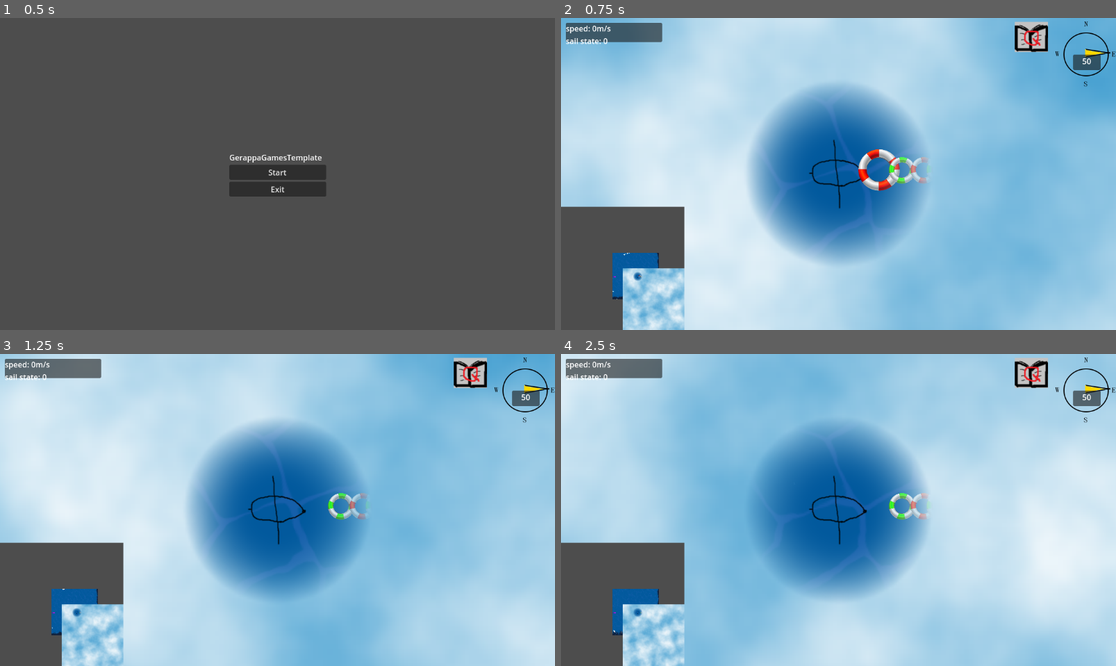
Above: before the commit, frames 1-4 (two rows, left to right).
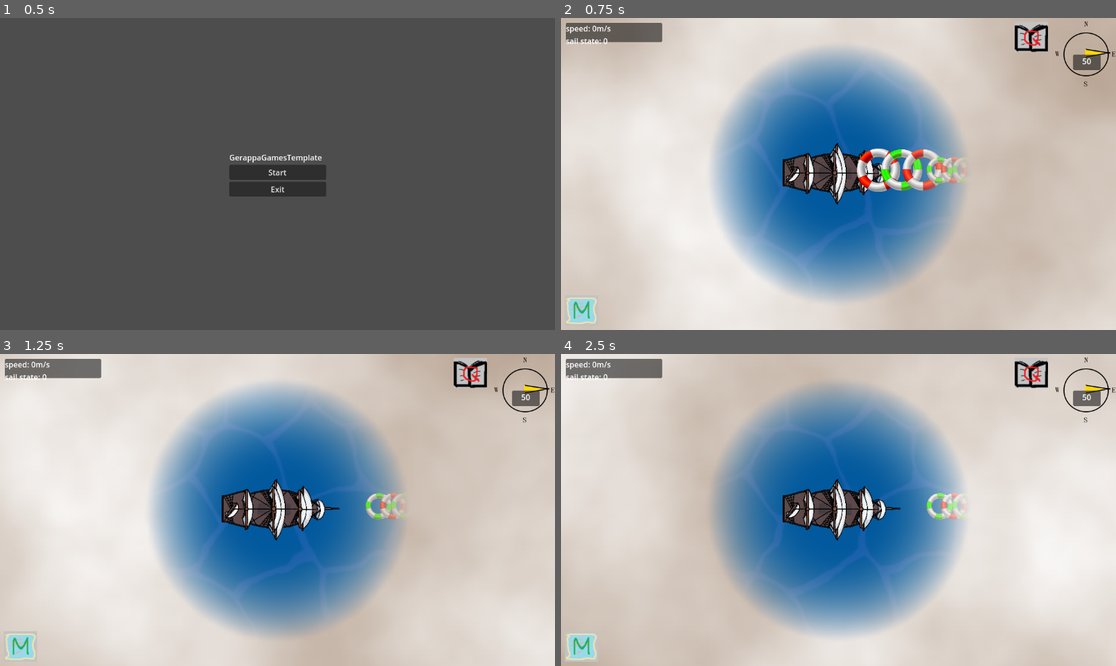
Above: after the commit, the same moments.

Repository: danigeri/AnchorAndAlmanac
Game: Godot game, scene res://Intro/intro.tscn
Two runs of this game, one before a commit and one after it. Both use one fixed random seed, a clock stepped at 60 frames per second and the inputs below. Video files are missing from this copy of the repository; at most half a second of black plays in their place.
Inputs:
- Up to frame 1 (0.5 s): no input
- Up to frame 2 (0.75 s): click "Start" at 0.5 s
- Up to frame 3 (1.25 s): no input
- Up to frame 4 (2.5 s): tap Enter (ui_accept) at 1.25, 1.52, 2.27 s; hold Right (ui_right) 1.28-2.03 s; tap M at 1.35, 2.1 s; hold Down (ui_down) from 2.03 s (still down)

Frame 1 is identical in both runs. In frame 2, 92% of the frame differs, in the area x 0-100%, y 0-100%; in frame 3, 88%; in frame 4, 89%.

Commit message:
minimap show hide added with temp picture

Diff:
--- a/FogOfWar/FogOfWar.tscn
+++ b/FogOfWar/FogOfWar.tscn
@@ -4,7 +4,7 @@
 [ext_resource type="Shader" uid="uid://ccxx3tdw0hxub" path="res://FogOfWar/FogOfWar.gdshader" id="5_30hum"]
 
 [sub_resource type="Gradient" id="Gradient_30hum"]
-colors = PackedColorArray(0.22816366, 0.6047343, 0.8099484, 1, 1, 1, 1, 1)
+colors = PackedColorArray(0.7085684, 0.6253807, 0.555019, 1, 1, 1, 1, 1)
 
 [sub_resource type="FastNoiseLite" id="FastNoiseLite_xe8np"]
 
--- a/FogOfWar/fog_of_war.gd
+++ b/FogOfWar/fog_of_war.gd
@@ -6,7 +6,7 @@
 var fog_image: Image
 var vision_image: Image
 var world_position: Vector2
-var vision_size: int = 5
+var vision_size: int = 7
 @onready var fog: Sprite2D = $Fog
 @onready var fog_texture := ImageTexture.new()
 @onready var vision: Sprite2D = %Vision
--- a/Minimap/Minimap.tscn
+++ b/Minimap/Minimap.tscn
@@ -5,21 +5,20 @@
 [node name="Minimap" type="Node2D"]
 script = ExtResource("1_tcfph")
 
-[node name="CanvasLayer" type="CanvasLayer" parent="."]
-
-[node name="SubViewportContainer" type="SubViewportContainer" parent="CanvasLayer"]
+[node name="SubViewportContainer" type="SubViewportContainer" parent="."]
 anchors_preset = 2
 anchor_top = 1.0
 anchor_bottom = 1.0
-offset_top = -256.0
+offset_top = 392.0
 offset_right = 256.0
+offset_bottom = 648.0
 grow_vertical = 0
 stretch = true
 
-[node name="SubViewport" type="SubViewport" parent="CanvasLayer/SubViewportContainer"]
+[node name="SubViewport" type="SubViewport" parent="SubViewportContainer"]
 handle_input_locally = false
 size = Vector2i(256, 256)
 render_target_update_mode = 4
 
-[node name="Camera2D" type="Camera2D" parent="CanvasLayer/SubViewportContainer/SubViewport"]
+[node name="Camera2D" type="Camera2D" parent="SubViewportContainer/SubViewport"]
 zoom = Vector2(0.05, 0.05)
--- a/Minimap/minimap.gd
+++ b/Minimap/minimap.gd
@@ -1,8 +1,8 @@
 extends Node2D
 
 @export var player: CharacterBody2D
-@onready var camera_2d: Camera2D = $CanvasLayer/SubViewportContainer/SubViewport/Camera2D
-@onready var sub_viewport: SubViewport = $CanvasLayer/SubViewportContainer/SubViewport
+@onready var camera_2d: Camera2D = $SubViewportContainer/SubViewport/Camera2D
+@onready var sub_viewport: SubViewport = $SubViewportContainer/SubViewport
 
 
 func _ready():
--- a/Ship/ship.tscn
+++ b/Ship/ship.tscn
@@ -1,20 +1,22 @@
 [gd_scene load_steps=4 format=3 uid="uid://b3e5wvna1fkp5"]
 
 [ext_resource type="Script" uid="uid://cyhid3hiv7efg" path="res://Ship/ship.gd" id="1_1p84g"]
-[ext_resource type="Texture2D" uid="uid://dmbi44w80tw42" path="res://Ship/shittyship.png" id="2_q4ev1"]
+[ext_resource type="Texture2D" uid="uid://ipfg4fdeomcl" path="res://Ship/ship_art.png" id="2_q4ev1"]
 
 [sub_resource type="CapsuleShape2D" id="CapsuleShape2D_q4ev1"]
-radius = 30.0
-height = 126.0
+radius = 58.0
+height = 124.0
 
 [node name="Ship" type="CharacterBody2D"]
 script = ExtResource("1_1p84g")
 
 [node name="Sprite2D" type="Sprite2D" parent="."]
+position = Vector2(-3, -2)
 texture = ExtResource("2_q4ev1")
 
 [node name="CollisionShape2D" type="CollisionShape2D" parent="."]
-position = Vector2(-1, -2)
+position = Vector2(-1, -1)
+scale = Vector2(1.2, 2.44)
 shape = SubResource("CapsuleShape2D_q4ev1")
 
 [node name="Camera2D" type="Camera2D" parent="."]
--- a/UI/UI.tscn
+++ b/UI/UI.tscn
@@ -1,10 +1,11 @@
-[gd_scene load_steps=6 format=3 uid="uid://675p0otu3tys"]
+[gd_scene load_steps=7 format=3 uid="uid://675p0otu3tys"]
 
 [ext_resource type="Script" uid="uid://bdhfe81q16ew7" path="res://UI/ui.gd" id="1_qui0h"]
 [ext_resource type="PackedScene" uid="uid://o8or5o3p05wo" path="res://WindMeter/wind_meter.tscn" id="3_0mc3e"]
 [ext_resource type="Texture2D" uid="uid://chv8ycjg2gk65" path="res://UI/temp-quest-book-icon.png" id="3_f1fl4"]
 [ext_resource type="PackedScene" uid="uid://br2d7secgwnnl" path="res://Minimap/Minimap.tscn" id="4_2n5f6"]
 [ext_resource type="PackedScene" uid="uid://b1vpe7qknj640" path="res://Questlog/Questlog.tscn" id="4_e707p"]
+[ext_resource type="Texture2D" uid="uid://ruwwjvjhle3m" path="res://UI/minimap_icon.png" id="4_jqf55"]
 
 [node name="UI" type="CanvasLayer"]
 script = ExtResource("1_qui0h")
@@ -45,6 +46,10 @@
 position = Vector2(977, 40)
 texture = ExtResource("3_f1fl4")
 
+[node name="MinimapIcon" type="Sprite2D" parent="UserInterface"]
+position = Vector2(43, 608)
+texture = ExtResource("4_jqf55")
+
 [node name="Questlog" parent="." instance=ExtResource("4_e707p")]
 visible = false
 z_index = 99
@@ -52,4 +57,5 @@
 scale = Vector2(0.76, 0.76)
 
 [node name="Minimap" parent="." instance=ExtResource("4_2n5f6")]
-position = Vector2(60, -4)
+visible = false
+position = Vector2(8, -7)
--- a/UI/ui.gd
+++ b/UI/ui.gd
@@ -4,6 +4,8 @@
 var _sail_state: int = 0
 @onready var debug_label: Label = $UserInterface/DebugPanel/MarginContainer/VBoxContainer/DebugLabel
 @onready var questlog: Node2D = $Questlog
+@onready var minimap: Node2D = $Minimap
+@onready var minimap_icon: Sprite2D = $UserInterface/MinimapIcon
 
 
 func _ready() -> void:
@@ -15,7 +17,9 @@
 		if event.keycode == KEY_Q:
 			questlog.visible = !questlog.visible
 			get_tree().paused = questlog.visible
-
+		if event.keycode == KEY_M:
+			minimap.visible = !minimap.visible
+			minimap_icon.visible = !minimap_icon.visible
 
 func _on_ship_sail_state_change(sail_state: Variant) -> void:
 	_sail_state = sail_state
--- a/game_loop.tscn
+++ b/game_loop.tscn
@@ -31,7 +31,7 @@
 
 [node name="EndgameBarrier" parent="." instance=ExtResource("5_v6ba6")]
 position = Vector2(-338, 351)
-rotation = 1.5707964
+scale = Vector2(1, 3.92)
 
 [node name="UI" parent="." instance=ExtResource("5_vfyqg")]
 
Binary file added: Ship/ship_art.png
Not shown, added: Ship/ship_art.png.import
Binary file added: UI/minimap_icon.png
Not shown, added: UI/minimap_icon.png.import
